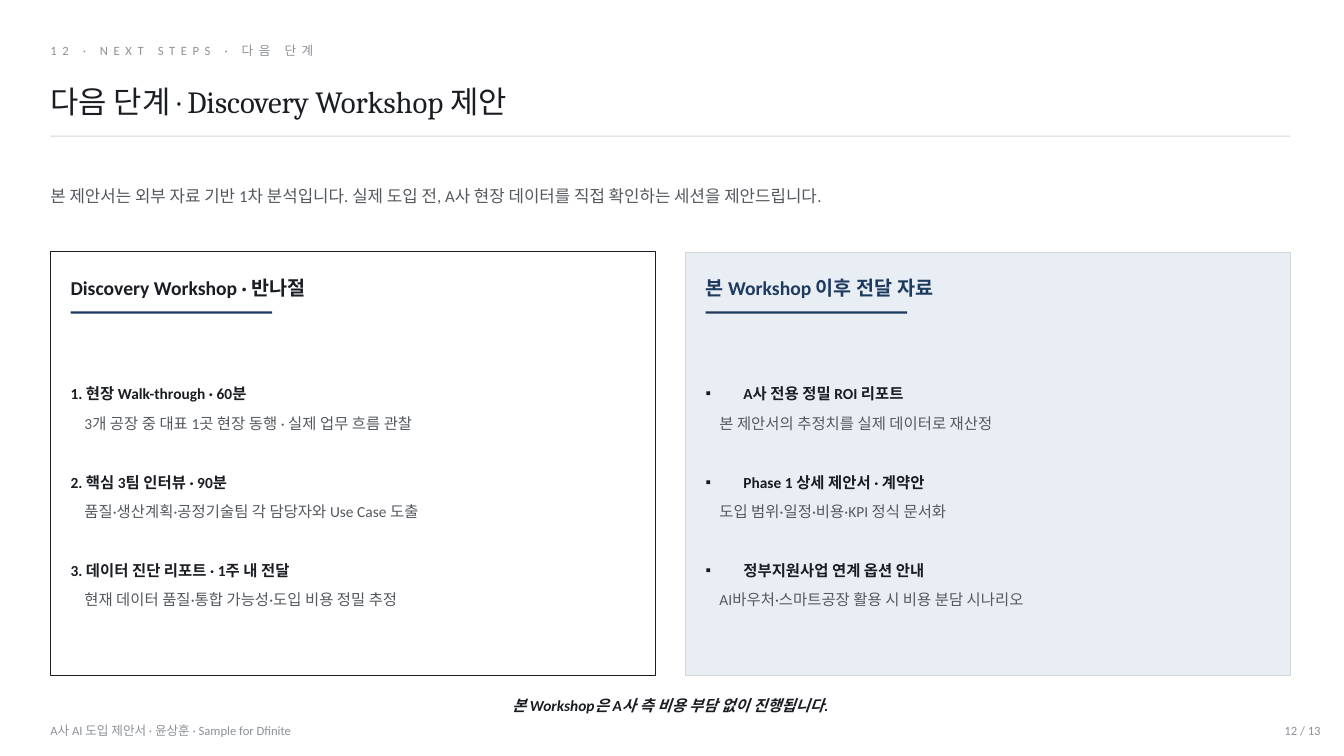
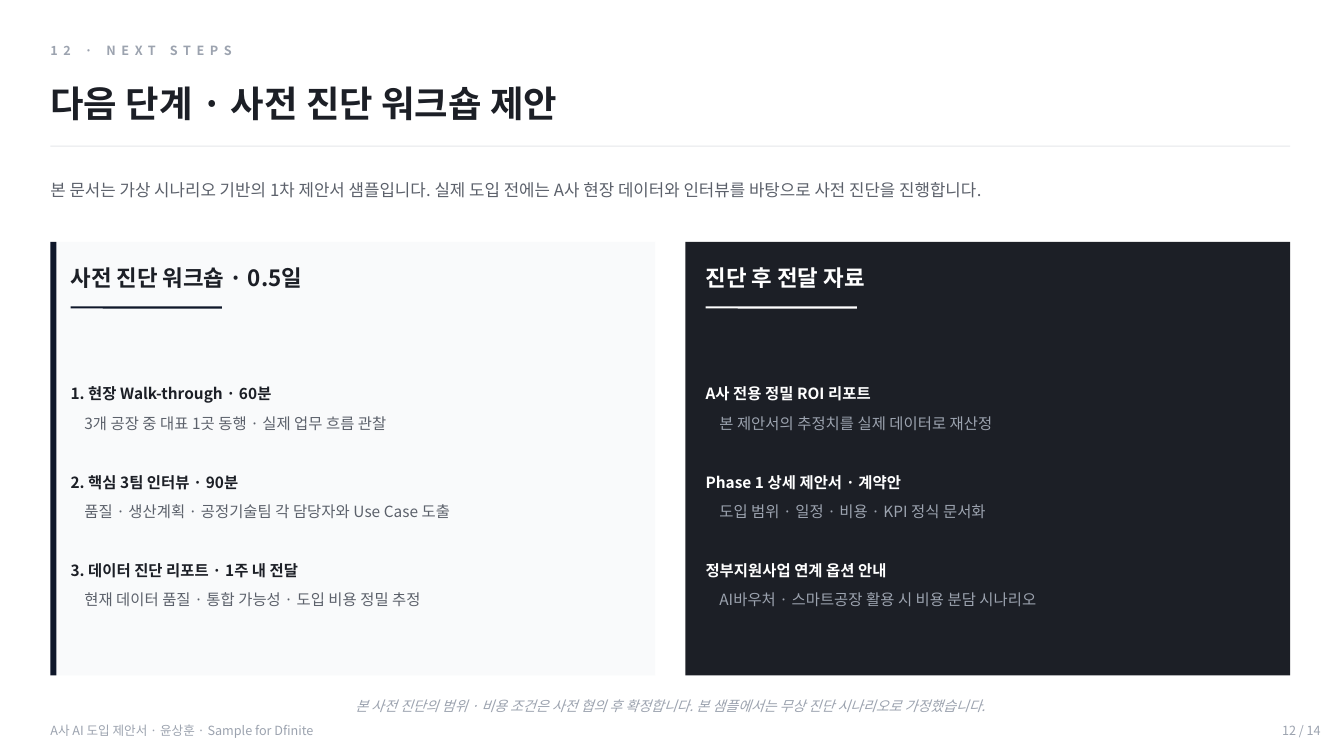
Before and after one commit to hoon7624g-web/DFNT, a slide deck: slide 12 of A_Corp_AI_Proposal_Sample.pptx. Drawn at 1344x756 pixels with LibreOffice and Linux fonts; fonts in the diff are those of the drawing. Boxes give left, top, right and bottom in pixels: in the first picture for what was removed or moved away, otherwise in the second. Text is boxed around its words. In the diff, an @@ line names an element or a change of style, - is before the commit and + after.

```diff
--- a/A_Corp_AI_Proposal_Sample.pptx
+++ b/A_Corp_AI_Proposal_Sample.pptx
@@ text at [242, 44, 314, 56]: text changed; font Calibri to Noto Sans CJK KR; text colour #8C9196 to #9CA3AF; bold on @@
-12 · NEXT STEPS · 다음 단계
+12 · NEXT STEPS
@@ text at [50, 86, 557, 121]: text changed; size 22 to 26 pt; font Cambria to Noto Sans CJK KR; text colour #1A1D23 to #1C1F26; bold on @@
-다음 단계 · Discovery Workshop 제안
+다음 단계 · 사전 진단 워크숍 제안
@@ line moved from (50, 136) - (1291, 136) to (50, 146) - (1291, 146) @@
@@ line (50, 146) - (1291, 146): stroke #D4D6D9 0.75 pt to #E5E7EB 0.75 pt @@
@@ text at [50, 182, 981, 198]: text changed; font Calibri to Noto Sans CJK KR; text colour #54595F to #5C616B @@
-본 제안서는 외부 자료 기반 1차 분석입니다. 실제 도입 전, A사 현장 데이터를 직접 확인하는 세션을 제안드립니다.
+본 문서는 가상 시나리오 기반의 1차 제안서 샘플입니다. 실제 도입 전에는 A사 현장 데이터와 인터뷰를 바탕으로 사전 진단을 진행합니다.
@@ rectangle: place and size @@
-rectangle at [50, 252, 655, 676]
+rectangle at [50, 242, 655, 676]
@@ rectangle at [50, 242, 655, 676]: fill #FFFFFF to #F9FAFB; outline #1A1D23 0.75 pt to none @@
@@ rectangle added at [50, 242, 56, 676], fill #0F172A @@
@@ text added at [71, 267, 302, 288], 16 pt, text #1C1F26, bold @@
+사전 진단 워크숍 · 0.5일
@@ rectangle: place and size @@
-rectangle at [686, 252, 1291, 676]
+rectangle at [686, 242, 1291, 676]
@@ rectangle at [686, 242, 1291, 676]: fill #E8EEF4 to #1C1F26; outline #D4D6D9 0.5 pt to none @@
@@ text at [706, 267, 864, 288]: text changed; size 14 to 16 pt; font Calibri to Noto Sans CJK KR; text colour #1E3A5F to #FFFFFF @@
-본 Workshop 이후 전달 자료
+진단 후 전달 자료
@@ text removed at [71, 278, 306, 298] @@
-Discovery Workshop · 반나절
@@ line moved from (71, 313) - (272, 313) to (71, 308) - (222, 308) @@
@@ line (71, 308) - (222, 308): stroke #1E3A5F 1.5 pt to #0F172A 1.5 pt @@
@@ line moved from (706, 313) - (907, 313) to (706, 308) - (857, 308) @@
@@ line (706, 308) - (857, 308): stroke #1E3A5F 1.5 pt to #FFFFFF 1.5 pt @@
@@ text at [71, 386, 298, 578]: font Calibri to Noto Sans CJK KR, text colour #1A1D23 to #1C1F26 in "1. 현장 Walk-through · 60분", "2. 핵심 3팀 인터뷰 · 90분", "3. 데이터 진단 리포트 · 1주 내 ..." @@
@@ text at [706, 386, 993, 578]: font Calibri to Noto Sans CJK KR in "A사 전용 정밀 ROI 리포트", "본 제안서의 추정치를 실제 데이터로 재산정", "Phase 1 상세 제안서 · 계약안", "정부지원사업 연계 옵션 안내"; text colour #1A1D23 to #FFFFFF in "A사 전용 정밀 ROI 리포트", "Phase 1 상세 제안서 · 계약안", "정부지원사업 연계 옵션 안내"; text colour #54595F to #9CA3AF in "본 제안서의 추정치를 실제 데이터로 재산정"; bullet ▪ to none @@
@@ text at [84, 416, 386, 430]: text changed; font Calibri to Noto Sans CJK KR; text colour #54595F to #5C616B @@
-3개 공장 중 대표 1곳 현장 동행 · 실제 업무 흐름 관찰
+3개 공장 중 대표 1곳 동행 · 실제 업무 흐름 관찰
@@ text at [84, 504, 450, 518]: text changed; font Calibri to Noto Sans CJK KR; text colour #54595F to #5C616B @@
-품질·생산계획·공정기술팀 각 담당자와 Use Case 도출
+품질 · 생산계획 · 공정기술팀 각 담당자와 Use Case 도출
@@ text at [719, 504, 986, 518]: text changed; font Calibri to Noto Sans CJK KR; text colour #54595F to #9CA3AF @@
-도입 범위·일정·비용·KPI 정식 문서화
+도입 범위 · 일정 · 비용 · KPI 정식 문서화
@@ text at [84, 592, 420, 606]: text changed; font Calibri to Noto Sans CJK KR; text colour #54595F to #5C616B @@
-현재 데이터 품질·통합 가능성·도입 비용 정밀 추정
+현재 데이터 품질 · 통합 가능성 · 도입 비용 정밀 추정
@@ text at [719, 592, 1036, 606]: text changed; font Calibri to Noto Sans CJK KR; text colour #54595F to #9CA3AF @@
-AI바우처·스마트공장 활용 시 비용 분담 시나리오
+AI바우처 · 스마트공장 활용 시 비용 분담 시나리오
@@ text "A사 AI 도입 제안서 · ..." at [50, 724, 313, 738]: font Calibri to Noto Sans CJK KR, text colour #8C9196 to #9CA3AF @@
@@ text at [355, 699, 986, 712]: text changed; size 11 to 10 pt; font Calibri to Noto Sans CJK KR; text colour #1A1D23 to #9CA3AF; bold off @@
-본 Workshop은 A사 측 비용 부담 없이 진행됩니다.
+본 사전 진단의 범위 · 비용 조건은 사전 협의 후 확정합니다. 본 샘플에서는 무상 진단 시나리오로 가정했습니다.
@@ text at [1282, 726, 1321, 735]: text changed; font Calibri to Noto Sans CJK KR; text colour #8C9196 to #9CA3AF @@
-12 / 13
+12 / 14
```
Also in this commit, not shown: 10 other slides changed, 3 slides added, 2 slides removed, 2 other files.
